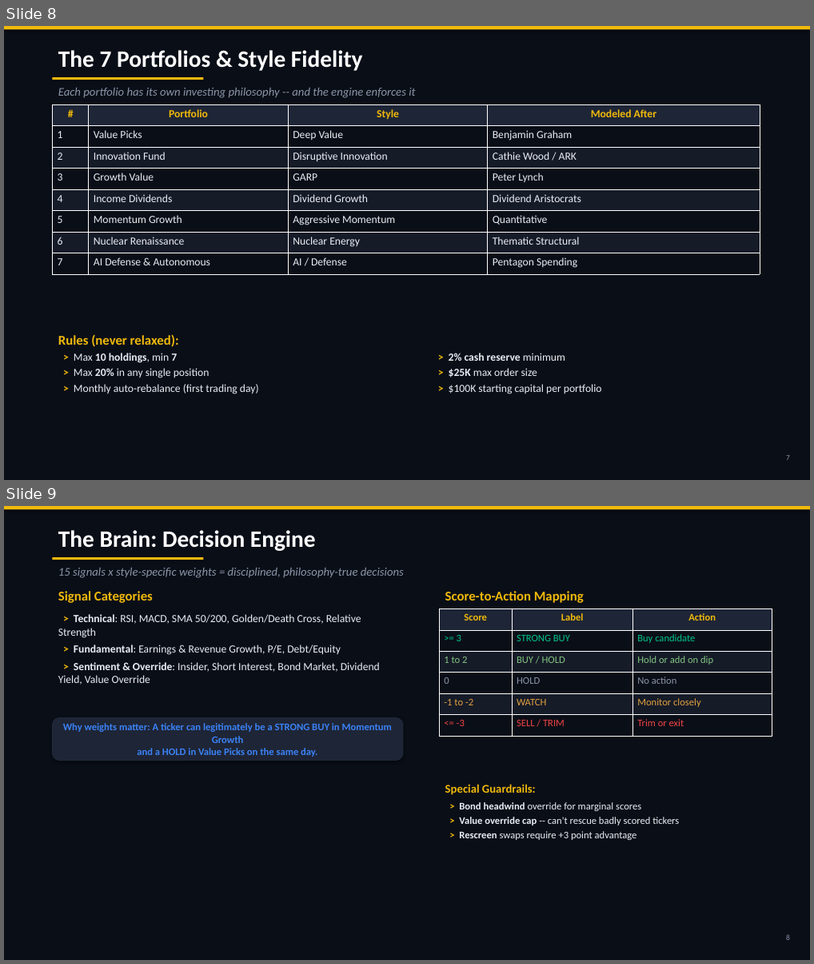
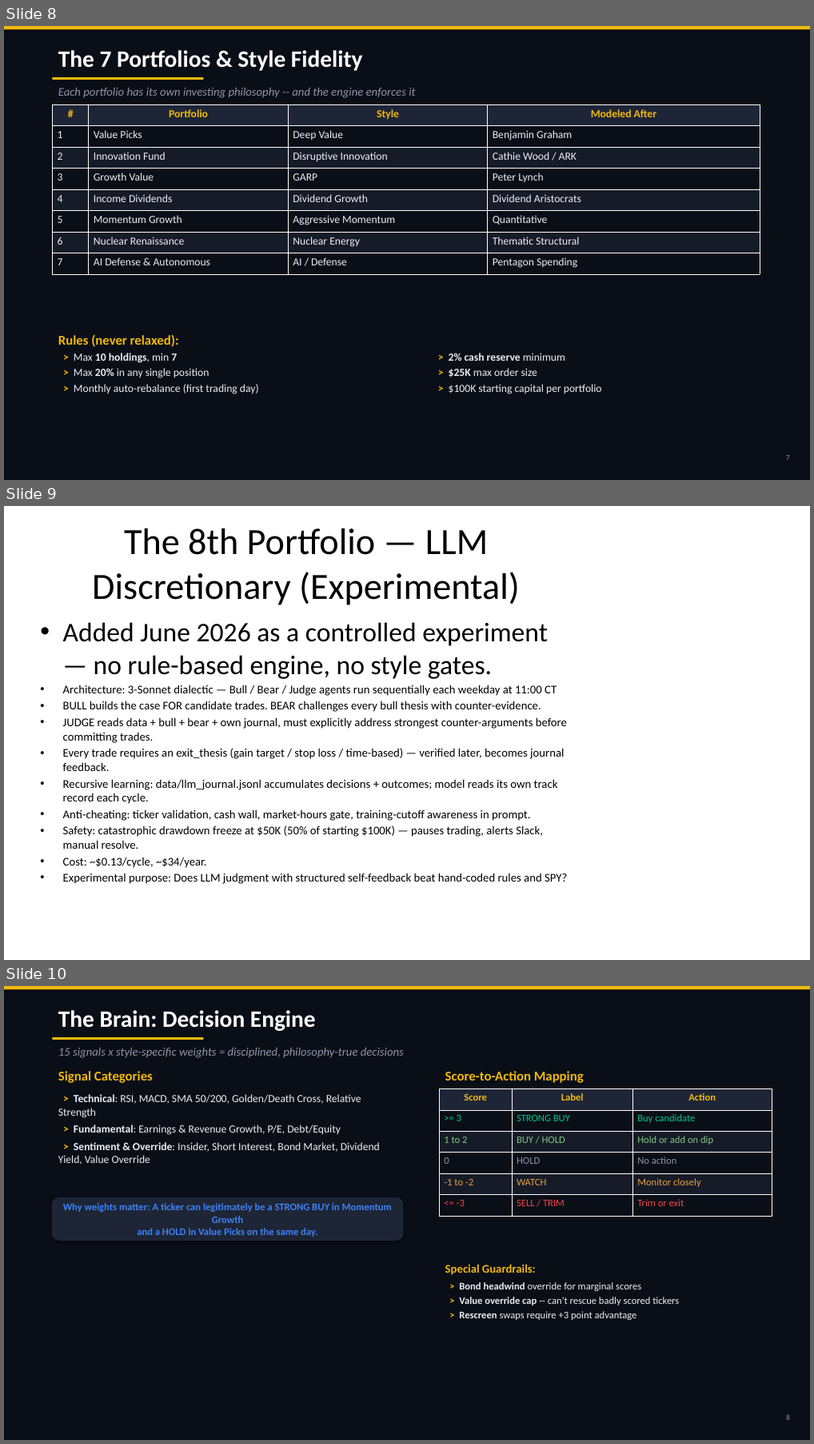
Before and after one commit to cbiggs1-tech/bigclaw-codebase, a slide deck: BigClaw_ShowAndTell.pptx. Shown one above the other, each under a label of ours: slides 8 and 9 before the commit, slides 8, 9 and 10 after it. The pictures are 814x964 and 814x1444 pixels, drawn with LibreOffice and Linux fonts; fonts in the diff are those of the drawing. Boxes give left, top, right and bottom in pixels: in the first picture for what was removed or moved away, otherwise in the second. Text is boxed around its words. In the diff, an @@ line names an element or a change of style, - is before the commit and + after.

```diff
--- a/BigClaw_ShowAndTell.pptx
+++ b/BigClaw_ShowAndTell.pptx
@@ slide 9 added at (4, 506, 810, 960), background #FFFFFF @@
@@ title added at (92, 528, 520, 605), 44 pt, text #000000 @@
+The 8th Portfolio — LLM Discretionary (Experimental)
@@ text added at (63, 622, 567, 884), 14 pt, text #000000 @@
+• Added June 2026 as a controlled experiment — no rule-based engine, no style gates.
+• Architecture: 3-Sonnet dialectic — Bull / Bear / Judge agents run sequentially each weekday at 11:00 CT
+• BULL builds the case FOR candidate trades. BEAR challenges every bull thesis with counter-evidence.
+• JUDGE reads data + bull + bear + own journal, must explicitly address strongest counter-arguments before committing trades.
+• Every trade requires an exit_thesis (gain target / stop loss / time-based) — verified later, becomes journal feedback.
+• Recursive learning: data/llm_journal.jsonl accumulates decisions + outcomes; model reads its own track record each cycle.
+• Anti-cheating: ticker validation, cash wall, market-hours gate, training-cutoff awareness in prompt.
+• Safety: catastrophic drawdown freeze at $50K (50% of starting $100K) — pauses trading, alerts Slack, manual resolve.
+• Cost: ~$0.13/cycle, ~$34/year.
+• Experimental purpose: Does LLM judgment with structured self-feedback beat hand-coded rules and SPY?
@@ what was slide 9 is now slide 10 @@
```
Also in this commit, not shown: 2 other files.
